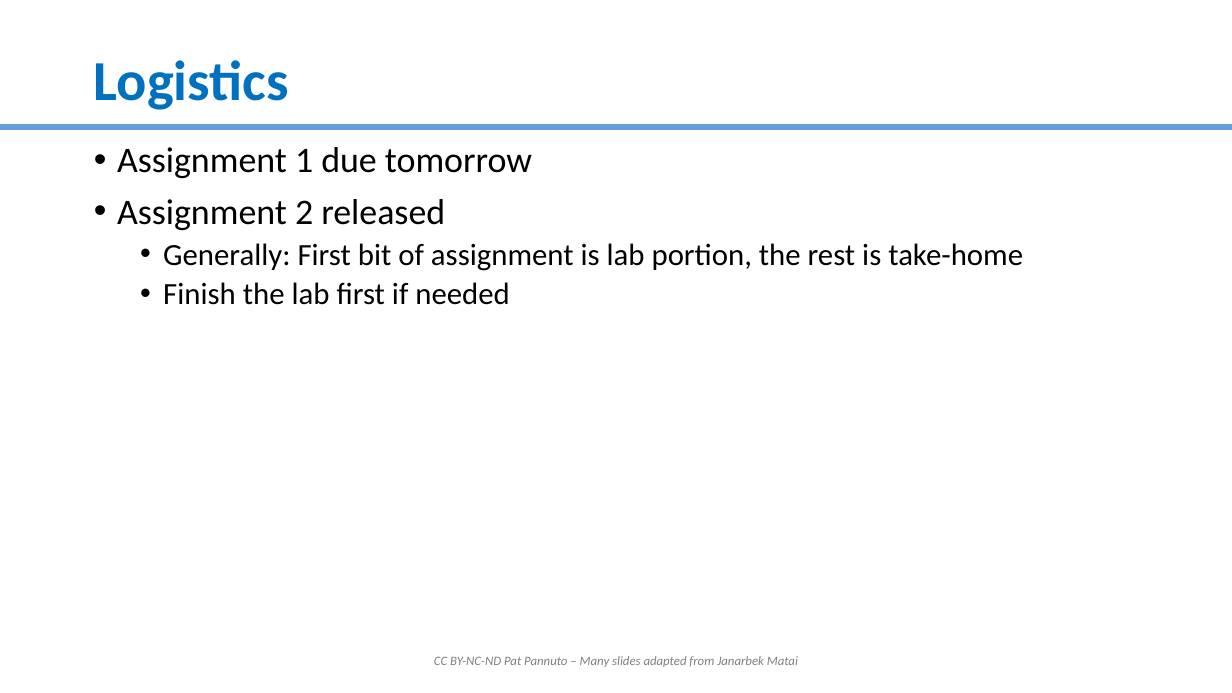
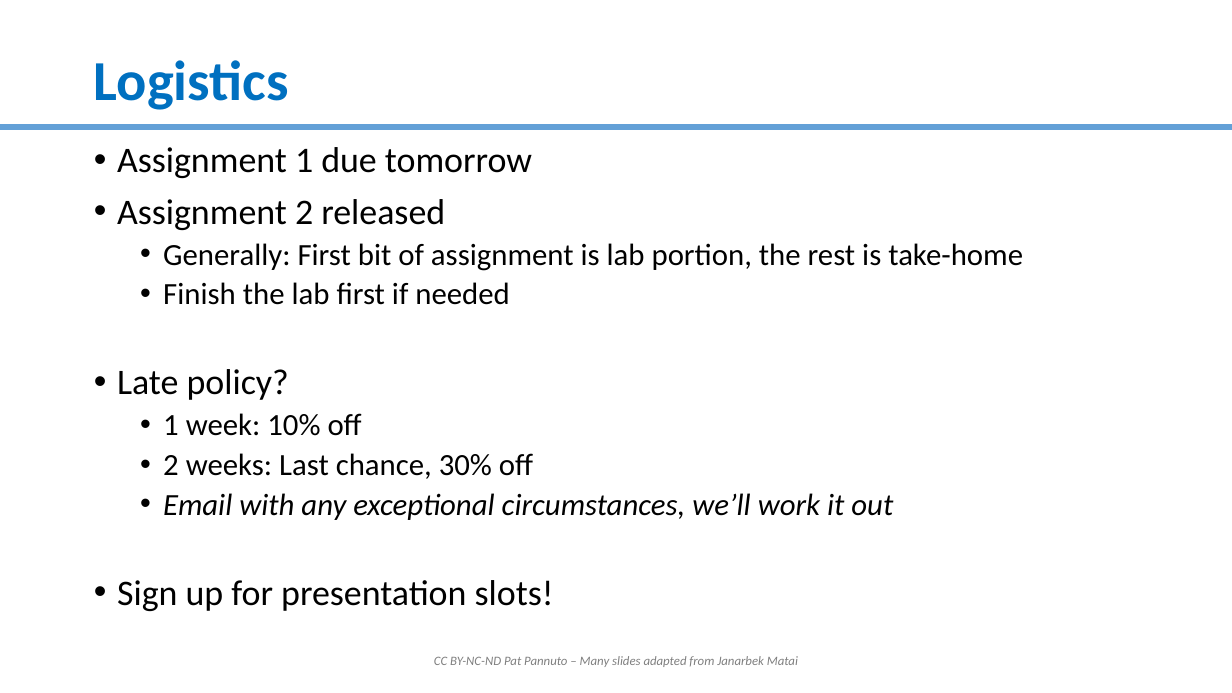
Before and after one commit to ppannuto/patpannuto.com, a slide deck: slide 3 of classes/2022/summer/wes237b/wes237b-su22-02-Performance_Optimization_Jpg.pptx. Drawn at 1232x693 pixels with LibreOffice and Linux fonts; fonts in the diff are those of the drawing. Boxes give left, top, right and bottom in pixels: in the first picture for what was removed or moved away, otherwise in the second. Text is boxed around its words. In the diff, an @@ line names an element or a change of style, - is before the commit and + after.

Commit message:
add some course logistics; some style cleanups

```diff
--- a/classes/2022/summer/wes237b/wes237b-su22-02-Performance_Optimization_Jpg.pptx
+++ b/classes/2022/summer/wes237b/wes237b-su22-02-Performance_Optimization_Jpg.pptx
@@ text at bbox=[117, 369, 893, 611]: paragraphs added @@
+• Late policy?
+  • 1 week: 10% off
+  • 2 weeks: Last chance, 30% off
+  • Email with any exceptional circumstances, we’ll work it out
+• Sign up for presentation slots!
```
Also in this commit, not shown: 1 other slide changed, 1 other file.
